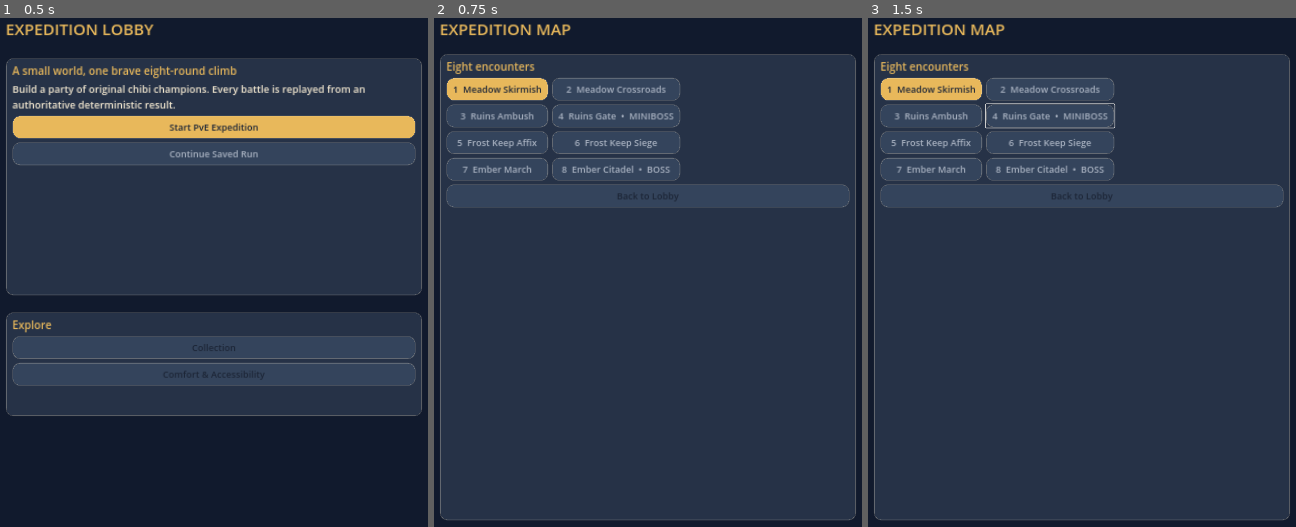
Above: before the commit, frames 1-3 (left to right).
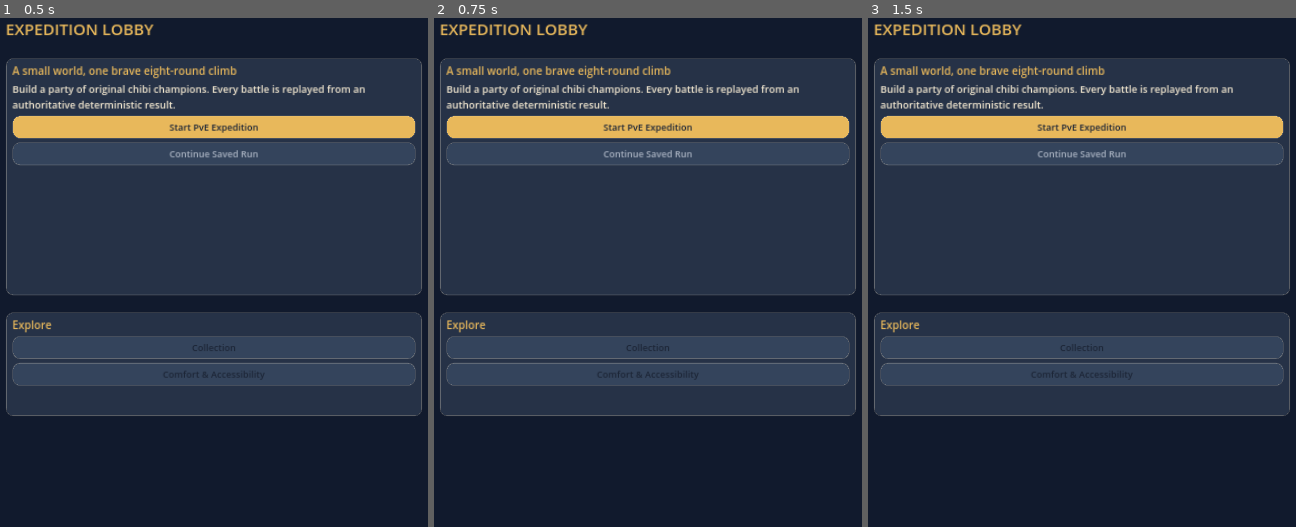
Above: after the commit, the same moments.

Repository: khoahuynh1196-cell/MINICHESS
Game: Godot game, scene res://scenes/main.tscn
Same seed, same stepped clock (60 frames per second), same inputs: the game is played once before the commit and once after it.
Inputs (mouse positions are in pixels of both pictures, inside the frame that each line leads up to):
- Up to frame 1 (0.5 s): no input
- Up to frame 2 (0.75 s): click "Start PvE Expedition" at 0.5 s
- Up to frame 3 (1.5 s): click (1082, 124) at 1.25 s, where only the run after the commit has a clickable "Start PvE Expedition"

Frame 1 is identical in both runs. In frame 2, 33% of the frame differs, in the area x 1-99%, y 1-99%; in frame 3, 34%.

Commit message:
feat: add game feedback and localisation

Diff:
--- a/client-godot/scripts/audio_feedback.gd
+++ b/client-godot/scripts/audio_feedback.gd
@@ -3,9 +3,11 @@
 
 const HeroSfxBusScript = preload("res://scripts/presentation/hero_sfx_bus.gd")
 const HAPTIC_DURATIONS_MS := { "buy": 10, "combine": 18, "reward": 20, "defeat": 28 }
+const CUE_IDS := ["guard", "slash", "punch", "hit", "bow", "magic", "frost", "chime", "hammer", "charge", "defeat"]
 
 var settings: Dictionary = {}
 var diagnostics: PackedStringArray = []
+var haptic_requests: PackedStringArray = []
 
 func configure(next_settings: Dictionary) -> void:
 	settings = next_settings.duplicate(true)
@@ -16,6 +18,9 @@
 	if cue_id.is_empty():
 		_diagnose("Missing audio cue")
 		return false
+	if not cue_id in CUE_IDS:
+		_diagnose("Unknown audio cue: %s" % cue_id)
+		return false
 	HeroSfxBusScript.play_cue(host, cue_id)
 	return true
 
@@ -25,6 +30,7 @@
 	if not HAPTIC_DURATIONS_MS.has(kind):
 		_diagnose("Unknown haptic cue: %s" % kind)
 		return false
+	haptic_requests.append(kind)
 	Input.vibrate_handheld(int(HAPTIC_DURATIONS_MS[kind]))
 	return true
 
--- a/client-godot/scripts/battle_controller.gd
+++ b/client-godot/scripts/battle_controller.gd
@@ -19,6 +19,7 @@
 const HeroVisualCatalogScript = preload("res://scripts/presentation/hero_visual_catalog.gd")
 const LocalizationCatalogScript = preload("res://scripts/localization_catalog.gd")
 const AudioFeedbackScript = preload("res://scripts/audio_feedback.gd")
+const FeedbackOverlayScript = preload("res://scripts/ui/feedback_overlay.gd")
 const CombatHudScript = preload("res://scripts/ui/combat_hud.gd")
 const CombatVfxPoolScript = preload("res://scripts/combat_vfx_pool.gd")
 const RunRecapScreenScript = preload("res://scripts/ui/run_recap_screen.gd")
@@ -70,6 +71,8 @@
 var formation_controller = FormationControllerScript.new()
 var localization = LocalizationCatalogScript.new()
 var audio_feedback = AudioFeedbackScript.new()
+var feedback_overlay
+var _retry_request: Callable
 var _selected_item_instance_id := ""
 var _item_feedback := ""
 var _star_upgrade: Dictionary = {}
@@ -172,6 +175,7 @@
 	run_state.apply_public_view(view)
 	_public_run_view = view.duplicate(true)
 	_request_in_flight = false
+	_clear_request_feedback()
 	if run_state.state != "PREPARE" or (formation_controller.has_selection() and not _has_hero_instance(formation_controller.selected_hero_instance_id)):
 		formation_controller.clear_selection()
 	if not _selected_item_instance_id.is_empty() and not run_state.items.any(func(item): return String(item.get("instanceId", "")) == _selected_item_instance_id and not item.has("equippedHeroInstanceId")):
@@ -209,6 +213,7 @@
 	var run_id := requested_run_id if not requested_run_id.is_empty() else "run-%s" % Time.get_ticks_msec()
 	_request_in_flight = true
 	_set_status("Creating expedition...")
+	_show_request_loading("Creating expedition...", request_new_run.bind(run_id))
 	run_api_client.create_run(run_id, CONTENT_VERSION)
 
 func request_resume_run(requested_run_id: String = "") -> void:
@@ -224,6 +229,7 @@
 		return
 	_request_in_flight = true
 	_set_status("Resuming expedition...")
+	_show_request_loading("Resuming expedition...", request_resume_run.bind(run_id))
 	run_api_client.resume_run(run_id)
 
 func _resume_local_run() -> void:
@@ -449,11 +455,14 @@
 		return
 	_request_in_flight = true
 	_set_status("Applying authoritative command...")
+	_show_request_loading("Applying authoritative command...", _submit_run_command.bind(payload))
 	run_api_client.submit_command(run_state.run_id, payload)
 
 func _handle_run_request_failed(message: String) -> void:
 	_request_in_flight = false
 	_set_status("%s. Try again." % message)
+	if feedback_overlay != null:
+		feedback_overlay.show_error(message, _retry_request)
 	_refresh_mobile_screen()
 
 func load_authoritative_events(raw_events: Array) -> void:
@@ -497,6 +506,8 @@
 			_unique_item_id_from_unit_id(unit_id),
 		)
 	unit.set_reduced_motion(bool(settings.get("reduced_motion", false)))
+	if unit.has_method("set_sound_enabled"):
+		unit.set_sound_enabled(bool(settings.get("sound", true)))
 	unit_views[unit_id] = unit
 	add_child(unit)
 	if side == "enemy" and _is_boss_unit(unit):
@@ -541,6 +552,8 @@
 	var unit = _targeted_unit(event)
 	if unit != null:
 		unit.set_hp(0)
+		audio_feedback.play_cue(self, "defeat")
+		audio_feedback.request_haptic("defeat")
 
 func _targeted_unit(event):
 	var unit_id: String = String(event.target_unit_id if not event.target_unit_id.is_empty() else event.source_unit_id)
@@ -711,6 +724,8 @@
 	audio_feedback.configure(settings)
 	screen_router = ScreenRouterScript.new()
 	add_child(screen_router)
+	feedback_overlay = FeedbackOverlayScript.new()
+	screen_router.add_child(feedback_overlay)
 	screen_router.lobby_screen.start_pve_requested.connect(func() -> void: show_mobile_screen("map"))
 	screen_router.lobby_screen.continue_requested.connect(func() -> void:
 		var cached_view := local_run_store.load_run()
@@ -765,6 +780,8 @@
 	settings = updated_settings.duplicate(true)
 	for unit in unit_views.values():
 		unit.set_reduced_motion(bool(settings.get("reduced_motion", false)))
+		if unit.has_method("set_sound_enabled"):
+			unit.set_sound_enabled(bool(settings.get("sound", true)))
 	_ensure_combat_presentation()
 	combat_vfx_pool.set_reduced_motion(bool(settings.get("reduced_motion", false)))
 	audio_feedback.configure(settings)
@@ -794,6 +811,18 @@
 	elif run_state.state == "COMPLETE":
 		next_screen = "recap"
 	show_mobile_screen(next_screen)
+
+func _show_request_loading(message: String, retry_request: Callable) -> void:
+	_retry_request = retry_request
+	if feedback_overlay == null:
+		_create_mobile_ui()
+	if feedback_overlay != null:
+		feedback_overlay.show_loading(message)
+
+func _clear_request_feedback() -> void:
+	_retry_request = Callable()
+	if feedback_overlay != null:
+		feedback_overlay.clear_feedback()
 
 func _build_mobile_screen(screen_id: String) -> void:
 	var root: Control = screen_router.screen_root(screen_id)
--- a/client-godot/scripts/presentation/hero_rig_2d.gd
+++ b/client-godot/scripts/presentation/hero_rig_2d.gd
@@ -24,6 +24,7 @@
 var anchors: Dictionary = {}
 var layered_parts: Dictionary = {}
 var reduced_motion := false
+var sound_enabled := true
 
 func configure(next_hero_id: String, base_texture: Texture2D = null, faces_right: bool = true, next_unique_item_id: String = "") -> void:
 	hero_id = next_hero_id
@@ -43,6 +44,9 @@
 	if reduced_motion:
 		reset_pose()
 
+func set_sound_enabled(enabled: bool) -> void:
+	sound_enabled = enabled
+
 func set_layer_texture(layer_id: String, texture: Texture2D, anchor_name: String = "Chest") -> void:
 	if texture == null:
 		return
@@ -65,7 +69,7 @@
 	action_duration = _duration_for(next_action)
 	if not reduced_motion:
 		_spawn_vfx(String(profile.vfx.get(next_action, "attack_flash")))
-	if next_action != "idle":
+	if sound_enabled and next_action != "idle":
 		HeroSfx.play_cue(self, String(profile.sfx.get(next_action, "magic")))
 
 func trigger_from_combat_event(event_type: String) -> void:
--- /dev/null
+++ b/client-godot/scripts/ui/feedback_overlay.gd
@@ -0,0 +1,83 @@
+class_name FeedbackOverlay
+extends Control
+
+const ThemeTokensScript = preload("res://scripts/ui/theme_tokens.gd")
+
+var _loading_panel: PanelContainer
+var _spinner: Label
+var _error_banner: PanelContainer
+var _error_message: Label
+var _retry_button: Button
+var _retry_action: Callable
+
+func _init() -> void:
+	name = "FeedbackOverlay"
+	set_anchors_and_offsets_preset(Control.PRESET_FULL_RECT)
+	mouse_filter = Control.MOUSE_FILTER_PASS
+	_build()
+	clear_feedback()
+
+func show_loading(message: String) -> void:
+	_spinner.text = "⟳ Loading: %s" % message
+	_spinner.tooltip_text = "Loading. %s" % message
+	_spinner.visible = true
+	_loading_panel.visible = true
+	_error_banner.visible = false
+
+func show_error(message: String, retry_action: Callable) -> void:
+	_error_message.text = message
+	_error_message.tooltip_text = "Request error: %s" % message
+	_retry_action = retry_action
+	_retry_button.disabled = not _retry_action.is_valid()
+	_error_banner.visible = true
+	_loading_panel.visible = false
+
+func clear_feedback() -> void:
+	_spinner.visible = false
+	_loading_panel.visible = false
+	_error_banner.visible = false
+	_retry_action = Callable()
+
+func _build() -> void:
+	_loading_panel = PanelContainer.new()
+	_loading_panel.name = "LoadingPanel"
+	_loading_panel.position = Vector2(40.0, 140.0)
+	_loading_panel.size = Vector2(1000.0, 72.0)
+	_loading_panel.add_theme_stylebox_override("panel", ThemeTokensScript.panel_style(ThemeTokensScript.STONE_RAISED))
+	_loading_panel.mouse_filter = Control.MOUSE_FILTER_IGNORE
+	add_child(_loading_panel)
+	_spinner = Label.new()
+	_spinner.name = "LoadingSpinner"
+	_spinner.horizontal_alignment = HORIZONTAL_ALIGNMENT_CENTER
+	_spinner.vertical_alignment = VERTICAL_ALIGNMENT_CENTER
+	_spinner.add_theme_font_size_override("font_size", ThemeTokensScript.TYPE_BODY)
+	_spinner.add_theme_color_override("font_color", ThemeTokensScript.PARCHMENT)
+	_loading_panel.add_child(_spinner)
+
+	_error_banner = PanelContainer.new()
+	_error_banner.name = "ErrorBanner"
+	_error_banner.position = Vector2(40.0, 140.0)
+	_error_banner.size = Vector2(1000.0, 132.0)
+	_error_banner.add_theme_stylebox_override("panel", ThemeTokensScript.panel_style(ThemeTokensScript.DANGER))
+	add_child(_error_banner)
+	var content := VBoxContainer.new()
+	content.add_theme_constant_override("separation", ThemeTokensScript.TOUCH_GAP)
+	_error_banner.add_child(content)
+	_error_message = Label.new()
+	_error_message.name = "ErrorMessage"
+	_error_message.autowrap_mode = TextServer.AUTOWRAP_WORD_SMART
+	_error_message.add_theme_font_size_override("font_size", ThemeTokensScript.TYPE_BODY)
+	_error_message.add_theme_color_override("font_color", ThemeTokensScript.INK)
+	content.add_child(_error_message)
+	_retry_button = Button.new()
+	_retry_button.name = "RetryButton"
+	_retry_button.text = "Retry"
+	_retry_button.tooltip_text = "Retry the failed request"
+	_retry_button.focus_mode = Control.FOCUS_ALL
+	ThemeTokensScript.apply_button_style(_retry_button, ThemeTokensScript.PARCHMENT)
+	_retry_button.pressed.connect(_retry)
+	content.add_child(_retry_button)
+
+func _retry() -> void:
+	if _retry_action.is_valid():
+		_retry_action.call()
--- a/client-godot/scripts/ui/hero_card.gd
+++ b/client-godot/scripts/ui/hero_card.gd
@@ -50,7 +50,7 @@
 	cost_text = "%d Gold" % cost
 	rarity_text = "Tier %d" % rarity
 	star_text = "★".repeat(clampi(stars, 1, 3))
-	name_label.text = String(profile.get("display_name", hero_id))
+	name_label.text = String(profile.get("display_name", "Unknown hero"))
 	faction_label.text = "%s  /  %s" % [String(profile.get("species", "Unknown")), String(profile.get("role", "Unknown"))]
 	_identity_text = "%s — %s / %s — %s, %s, %d star%s" % [name_label.text, String(profile.get("species", "Unknown")), String(profile.get("role", "Unknown")), cost_text, rarity_text, clampi(stars, 1, 3), "" if clampi(stars, 1, 3) == 1 else "s"]
 	_label("Cost").text = cost_text
--- a/client-godot/scripts/ui/reward_screen.gd
+++ b/client-godot/scripts/ui/reward_screen.gd
@@ -3,6 +3,7 @@
 
 const ThemeTokensScript = preload("res://scripts/ui/theme_tokens.gd")
 const ItemMetadataCatalogScript = preload("res://scripts/ui/item_metadata_catalog.gd")
+const HeroVisualCatalogScript = preload("res://scripts/presentation/hero_visual_catalog.gd")
 
 signal select_reward(offer_id: String, option_id: String)
 signal ack_unique(reveal_id: String)
@@ -144,7 +145,8 @@
 func _option_label(option: Dictionary) -> String:
 	var option_id := String(option.get("id", ""))
 	if String(option.get("kind", "")) == "hero":
-		return "%s (hero)" % option_id
+		var profile := HeroVisualCatalogScript.profile(option_id)
+		return "%s (hero)" % String(profile.get("display_name", "Unknown hero"))
 	var metadata := ItemMetadataCatalogScript.item_metadata(option_id)
 	return String(metadata.get("name", option_id))
 
--- a/client-godot/scripts/unit_view.gd
+++ b/client-godot/scripts/unit_view.gd
@@ -21,6 +21,7 @@
 var status := ""
 var _animation_elapsed := 0.0
 var reduced_motion := false
+var sound_enabled := true
 
 const UNIQUE_VISUALS := {
 	"U01": { "color": Color("#f9c74f"), "anchor": Vector2(0.0, -66.0) },
@@ -49,6 +50,11 @@
 	if hero_rig != null:
 		hero_rig.set_reduced_motion(enabled)
 
+func set_sound_enabled(enabled: bool) -> void:
+	sound_enabled = enabled
+	if hero_rig != null:
+		hero_rig.set_sound_enabled(enabled)
+
 func _process(delta: float) -> void:
 	_animation_elapsed += delta
 	if animation_state != "death" and animation_state != "idle" and _animation_elapsed >= 0.18:
@@ -74,6 +80,7 @@
 	hero_rig.z_index = 2
 	hero_rig.configure(self.hero_id, manifest_texture, side == "player", unique_item_id)
 	hero_rig.set_reduced_motion(reduced_motion)
+	hero_rig.set_sound_enabled(sound_enabled)
 	add_child(hero_rig)
 	# Retain the named texture node for fixture compatibility; the rig is visible.
 	portrait.visible = false
--- a/client-godot/test/audio_feedback_test.gd
+++ b/client-godot/test/audio_feedback_test.gd
@@ -11,8 +11,11 @@
 	_expect(not feedback.request_haptic("reward"), "disabled haptics must suppress vibration")
 	feedback.configure({ "sound": true, "haptics": true })
 	_expect(not feedback.play_cue(null, ""), "missing cues must be rejected")
+	_expect(not feedback.play_cue(null, "not-a-real-cue"), "unknown cues must be rejected with diagnostics")
 	_expect(not feedback.request_haptic("unknown"), "unknown haptic types must be rejected")
-	_expect(feedback.diagnostics.size() == 2, "invalid feedback requests must retain diagnostics")
+	_expect(feedback.request_haptic("defeat"), "the approved defeat haptic must be available")
+	_expect(Array(feedback.haptic_requests) == ["defeat"], "approved haptic requests must be observable for presentation tests")
+	_expect(feedback.diagnostics.size() == 3, "invalid feedback requests must retain diagnostics")
 	if _failed:
 		quit(1)
 		return
--- a/client-godot/test/battle_controller_test.gd
+++ b/client-godot/test/battle_controller_test.gd
@@ -116,6 +116,9 @@
 	var exotic_guardian_portrait = controller.unit_views["player:H20:1"].get_node_or_null("Portrait")
 	_expect(exotic_guardian_portrait != null and exotic_guardian_portrait.texture != null and exotic_guardian_portrait.texture.resource_path == "res://assets/sprites/h20-capybara-guardian-chibi-v3.png", "H20 spawn must render the capybara guardian texture")
 	_expect(controller.unit_views["player:H01:1"].hp == 75000, "damage must update rendered HP")
+	controller.audio_feedback.haptic_requests.clear()
+	controller.apply_event(_event("UNIT_DIED", "", "player:H01:1", {}))
+	_expect(Array(controller.audio_feedback.haptic_requests) == ["defeat"], "a defeat event must request the approved defeat haptic and no navigation haptic")
 	var normal_combine = controller_script.new()
 	normal_combine._create_mobile_ui()
 	normal_combine.settings["reduced_motion"] = false
--- /dev/null
+++ b/client-godot/test/feedback_overlay_test.gd
@@ -0,0 +1,37 @@
+extends SceneTree
+
+const FeedbackOverlayScript = preload("res://scripts/ui/feedback_overlay.gd")
+
+var _failed := false
+var _retried := false
+
+func _init() -> void:
+	call_deferred("_run")
+
+func _run() -> void:
+	var overlay = FeedbackOverlayScript.new()
+	root.add_child(overlay)
+	overlay.show_loading("Creating expedition")
+	var spinner: Label = overlay.find_child("LoadingSpinner", true, false) as Label
+	_expect(spinner != null and spinner.visible and spinner.text.contains("Creating expedition"), "loading state must render a labelled spinner")
+	_expect(spinner.tooltip_text.contains("Loading"), "loading state must expose an accessible description")
+	overlay.show_error("Network unavailable", func() -> void: _retried = true)
+	var banner: Control = overlay.find_child("ErrorBanner", true, false) as Control
+	var retry: Button = overlay.find_child("RetryButton", true, false) as Button
+	_expect(banner != null and banner.visible and retry != null and not retry.disabled, "request failures must render a visible recoverable error banner")
+	_expect(retry.tooltip_text.contains("Retry"), "the recovery action must expose an accessible description")
+	retry.pressed.emit()
+	_expect(_retried, "the error banner retry action must invoke the supplied recovery")
+	overlay.clear_feedback()
+	_expect(not spinner.visible and not banner.visible, "successful recovery must clear transient feedback")
+	overlay.free()
+	if _failed:
+		quit(1)
+		return
+	print("PASS feedback_overlay_test")
+	quit(0)
+
+func _expect(condition: bool, message: String) -> void:
+	if not condition:
+		_failed = true
+		push_error(message)
--- a/client-godot/test/hero_asset_runtime_test.gd
+++ b/client-godot/test/hero_asset_runtime_test.gd
@@ -19,6 +19,13 @@
 		rig.play_action("skill_cast")
 		_expect(rig.animation_state == "skill_cast", "%s must enter the skill pose" % hero_id)
 		rig.free()
+	var muted_rig := HeroRig.new()
+	root.add_child(muted_rig)
+	muted_rig.configure("H01")
+	muted_rig.set_sound_enabled(false)
+	muted_rig.play_action("basic_attack")
+	_expect(muted_rig.find_child("@AudioStreamPlayer@*", true, false) == null, "combat sound must respect the disabled sound setting")
+	muted_rig.free()
 	if bool(get_meta("failed", false)):
 		quit(1)
 		return
--- a/client-godot/test/main_scene_smoke_test.gd
+++ b/client-godot/test/main_scene_smoke_test.gd
@@ -46,6 +46,12 @@
 	api.request_failed.connect(func(message: String) -> void: lifecycle_errors.append(message))
 	main_scene.request_new_run("run-ui-new")
 	if not _expect(lifecycle_errors == ["API client is not ready"], "new run action must delegate creation to the API client"):
+		main_scene.free()
+		_finish()
+		return
+	var failure_banner: Control = main_scene.find_child("ErrorBanner", true, false) as Control
+	var retry_button: Button = main_scene.find_child("RetryButton", true, false) as Button
+	if not _expect(failure_banner != null and failure_banner.visible and retry_button != null and retry_button.focus_mode == Control.FOCUS_ALL, "a failed run request must reach the real accessible retry banner"):
 		main_scene.free()
 		_finish()
 		return
--- a/client-godot/test/reward_screen_test.gd
+++ b/client-godot/test/reward_screen_test.gd
@@ -36,6 +36,7 @@
 	_expect(screen.get_selectable_option_count() == 3, "reward screen must not generate a fourth local option")
 	var offered_card: Button = screen.find_child("RewardOption_H02", true, false) as Button
 	_expect(offered_card != null and offered_card.get_theme_color("font_color").is_equal_approx(ThemeTokensScript.PARCHMENT), "dark reward cards must use high-contrast parchment text")
+	_expect(offered_card != null and offered_card.text.contains("Ember Duelist") and not offered_card.text.contains("H02"), "reward hero cards must display the player-facing hero name rather than a raw hero key")
 	var animated_reveal: Control = screen.find_child("UniqueRevealPanel", true, false) as Control
 	var animated_tweens: Array = screen.get("_reveal_tweens")
 	_expect(animated_reveal != null and animated_reveal.modulate.a < 1.0 and animated_tweens.size() == 1, "normal R4 Unique reveal must start as a visible tweened transition, not only expose a duration value")
--- a/client-godot/test/shop_panel_test.gd
+++ b/client-godot/test/shop_panel_test.gd
@@ -58,6 +58,10 @@
 	var unique_card = panel.find_child("BuySlot4", true, false)
 	_expect(unique_card != null and unique_card.is_unique_offer and unique_card.disabled, "Unique heroes must be absent from purchasable shop offers")
 	_expect(_label(panel, "TierOdds") == "T1 30%  T2 35%  T3 25%  T4 9%  T5 1%", "Tier odds must update when the authoritative level view changes")
+	var unknown_card = HeroCardScript.new()
+	unknown_card.configure({ "heroId": "H99", "cost": 1 }, {})
+	_expect((unknown_card.find_child("HeroName", true, false) as Label).text == "Unknown hero" and not unknown_card.tooltip_text.contains("H99"), "hero cards must never expose an unresolved display key to players")
+	unknown_card.free()
 	panel.free()
 	if _failed:
 		quit(1)
